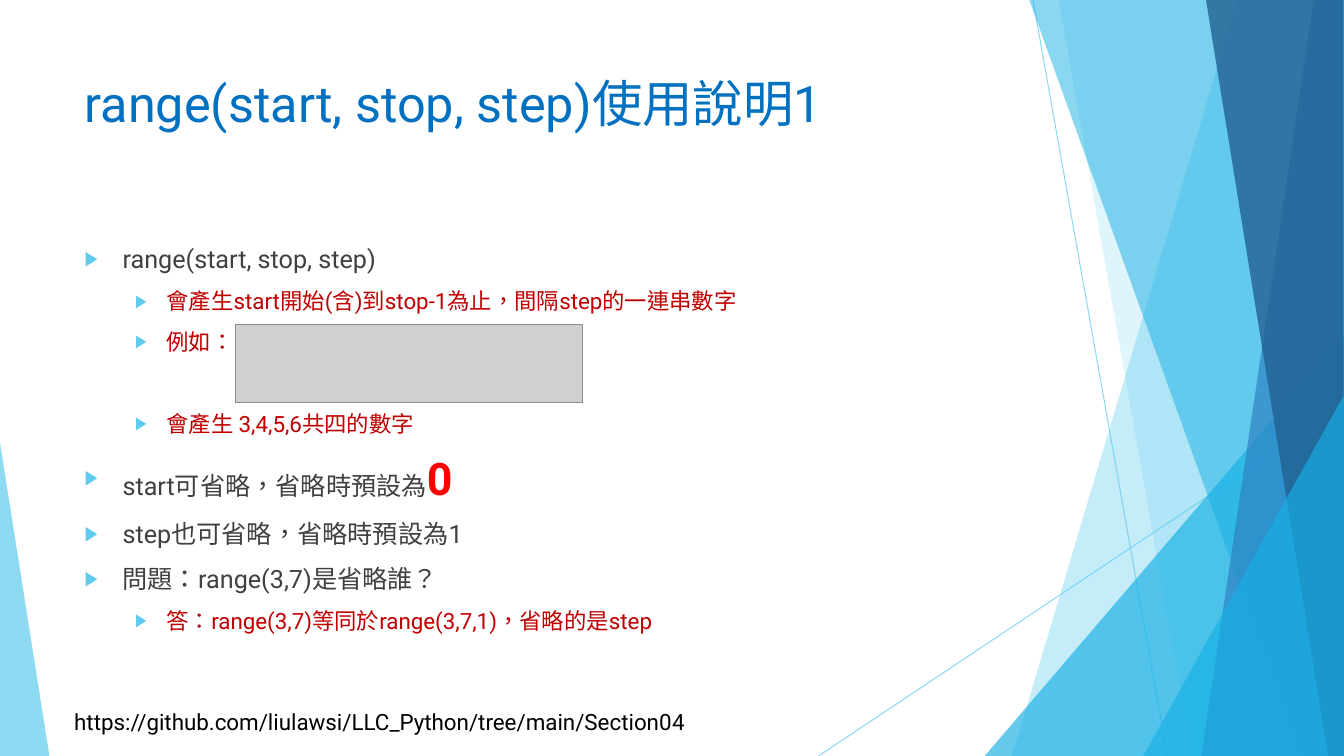
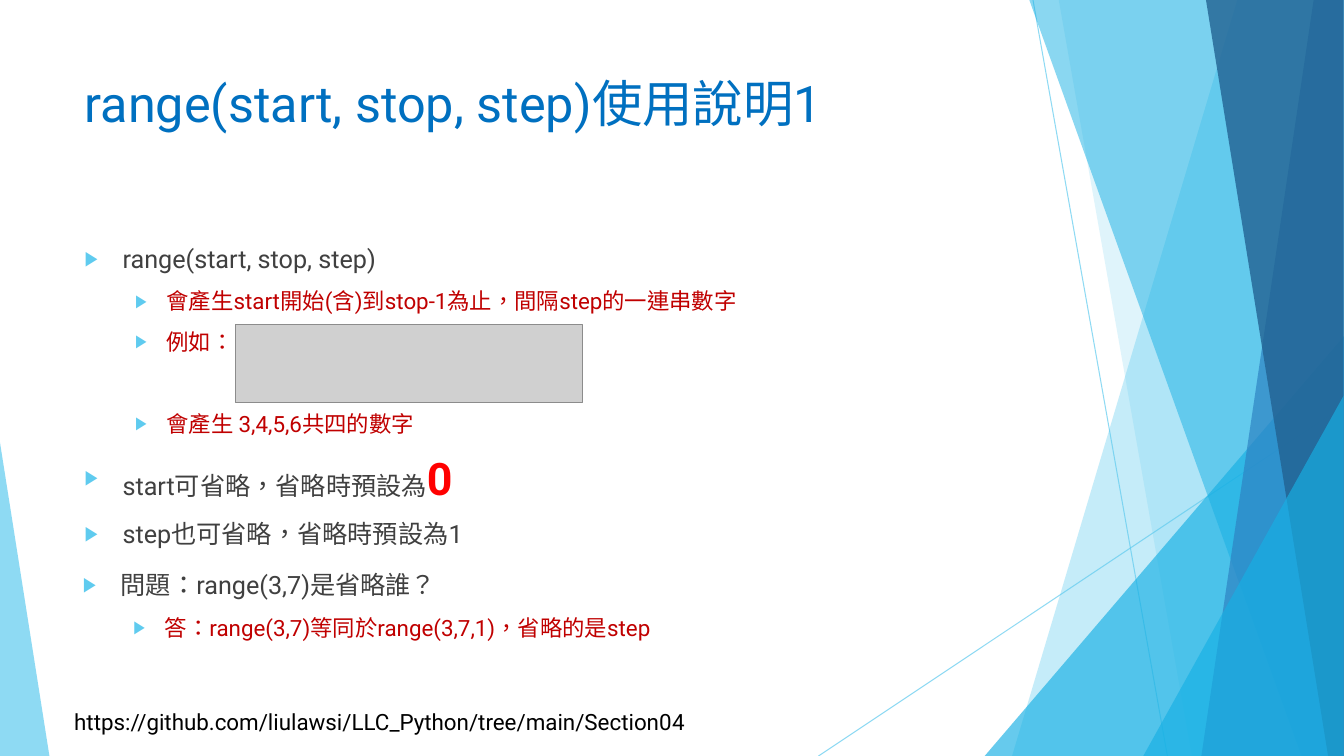
Before and after one commit to liulawsi/My_PPTs, a slide deck: slide 5 of LCC/Python/04_迴圈大法.pptx. Drawn at 1344x756 pixels with LibreOffice and Linux fonts; fonts in the diff are those of the drawing; grey boxes stand for pictures; background and template pictures are left out. Boxes give left, top, right and bottom in pixels: in the first picture for what was removed or moved away, otherwise in the second. Text is boxed around its words. In the diff, an @@ line names an element or a change of style, - is before the commit and + after.

```diff
--- a/LCC/Python/04_迴圈大法.pptx
+++ b/LCC/Python/04_迴圈大法.pptx
@@ text at box(123, 567, 653, 634): paragraphs removed @@
-▶ 問題：range(3,7)是省略誰？
-  ▶ 答：range(3,7)等同於range(3,7,1)，省略的是step
@@ text added at box(121, 573, 651, 641), 16 pt, text #C00000 @@
+▶ 問題：range(3,7)是省略誰？
+  ▶ 答：range(3,7)等同於range(3,7,1)，省略的是step
```
Also in this commit, not shown: 9 other slides changed, 2 slides added, 1 other file.
